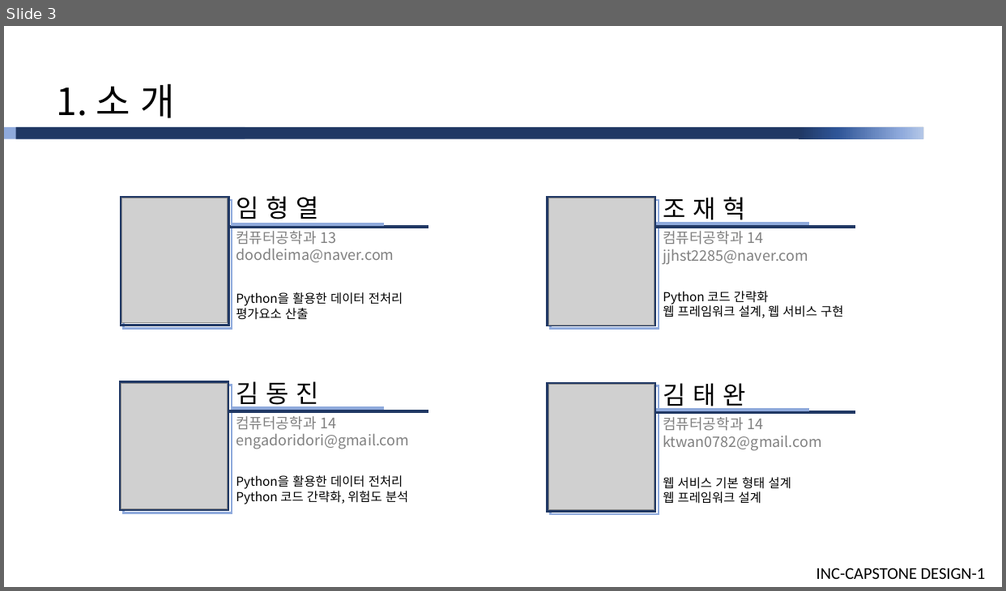
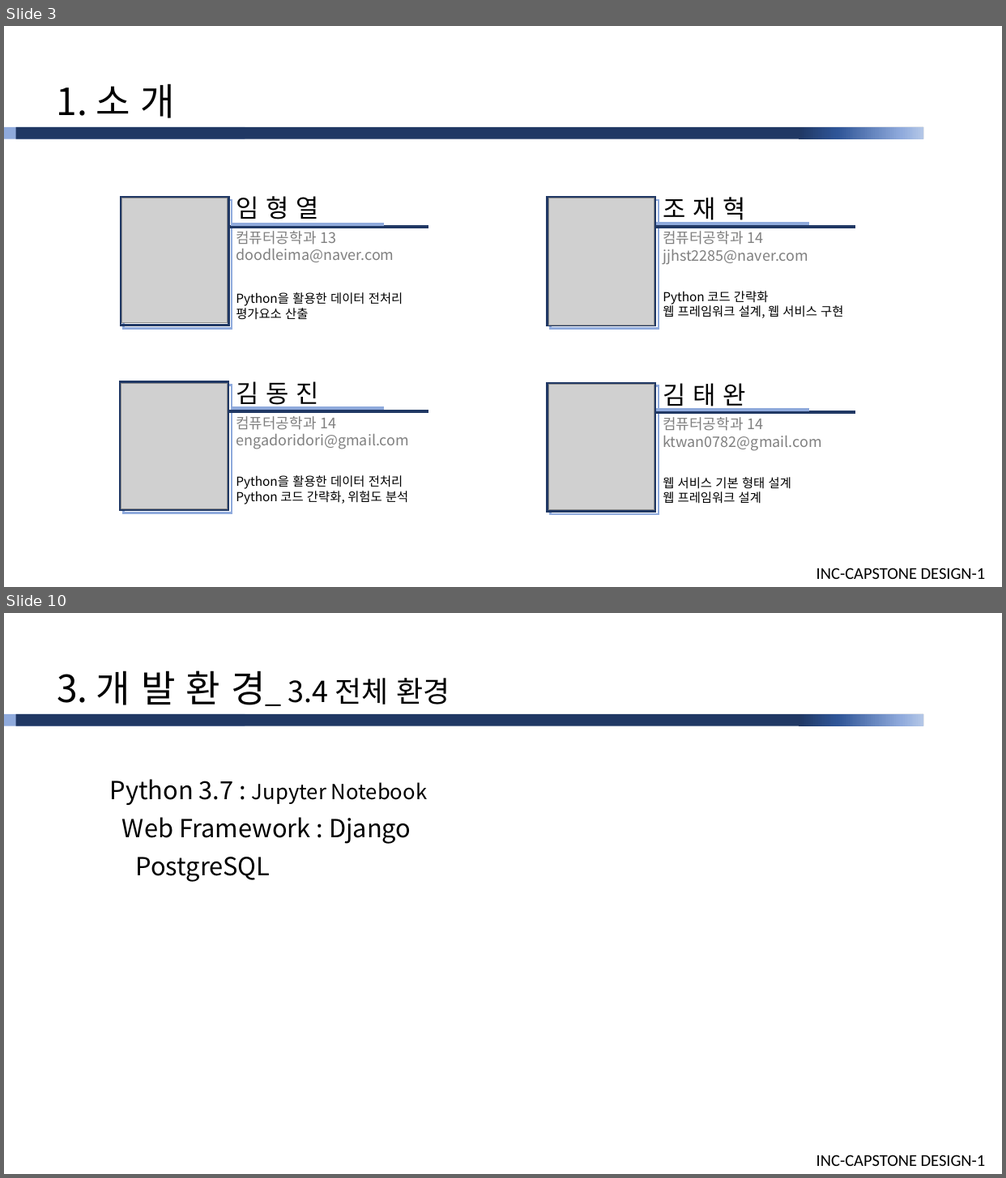
Before and after one commit to cutiecrab/CAR, a slide deck: 주차별 상세/10주/[피드백미반영]산학캡스톤디자인1_발표자료(10주).pptx. Shown one above the other, each under a label of ours: slide 3 before the commit, slides 3 and 10 after it; the slides between them are not shown. The pictures are 1006x591 and 1006x1178 pixels, drawn with LibreOffice and Linux fonts; fonts in the diff are those of the drawing; grey boxes stand for pictures. Boxes give left, top, right and bottom in pixels: in the first picture for what was removed or moved away, otherwise in the second. Text is boxed around its words. In the diff, an @@ line names an element or a change of style, - is before the commit and + after.

```diff
--- a/주차별 상세/10주/[피드백미반영]산학캡스톤디자인1_발표자료(10주).pptx
+++ b/주차별 상세/10주/[피드백미반영]산학캡스톤디자인1_발표자료(10주).pptx
@@ slide 10 added at (x1=4, y1=613, x2=1002, y2=1174), background #FFFFFF; not listed: 4 template elements that a slide beside it also shows @@
@@ text added at (x1=57, y1=671, x2=450, y2=706), 28 pt, text #000000 @@
+3. 개 발 환 경_ 3.4 전체 환경
@@ text added at (x1=110, y1=779, x2=427, y2=805), 20 pt, text #000000 @@
+Python 3.7 : Jupyter Notebook
@@ text added at (x1=122, y1=817, x2=411, y2=844), 24 pt, text #000000 @@
+Web Framework : Django
@@ text added at (x1=136, y1=857, x2=270, y2=882), 24 pt, text #000000 @@
+PostgreSQL
```
Also in this commit, not shown: 21 slides changed, 6 other slides added, 3 slides removed.
